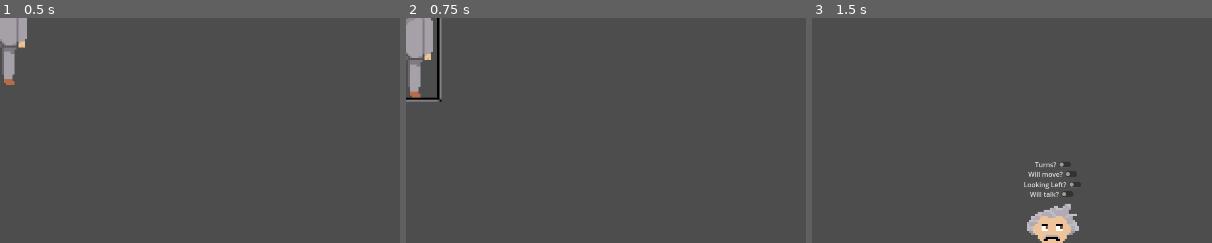
Above: before the commit, frames 1-3 (left to right).
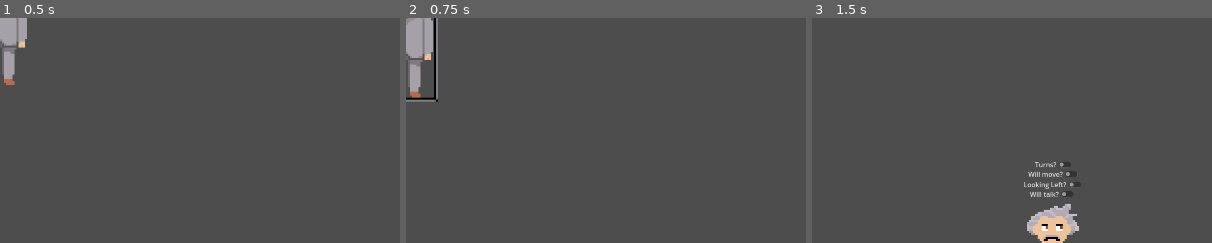
Above: after the commit, the same moments.

Repository: aleziz01/AnimSoft
Game: Godot game, scene res://Scenes/Character.tscn
The game is run twice, just before and just after one commit, with the same random seed, the same clock (stepped at 60 frames per second) and the same inputs. This scene is started directly instead of the project's main scene.
Inputs (mouse positions are % of the whole screen's width and height, from its top left):
- Up to frame 1 (0.5 s): no input
- Up to frame 2 (0.75 s): tap Enter at 0.5 s; move the mouse to (0, 3) at 0.52 s; press the mouse at (0, 3) at 0.53 s; hold Right (changeScenesRight) from 0.53 s (still down)
- Up to frame 3 (1.5 s): tap Space at 1.25 s; move the mouse to (30, 55) at 1.27 s; release Right (changeScenesRight) at 1.28 s; release the mouse at (30, 55) at 1.28 s; hold Left (changeScenesLeft) from 1.28 s (still down); click (30, 55) at 1.35 s
The pictures show only the part of the screen within x 0-50%, y 0-50%; the shares and areas given below are measured in that part.

Frame 1 is identical in both runs. In frame 2, 0.6% of the frame differs, in the area x 7-9%, y 0-38%; in frame 3, nothing differs.

Commit message:
added children and some other features

Diff:
--- a/Scenes/Character.tscn
+++ b/Scenes/Character.tscn
@@ -31,12 +31,28 @@
 [ext_resource type="Texture2D" uid="uid://c6f8q40mnus71" path="res://Art/Characters/william shakespeare left talking.png" id="14_ulnfv"]
 [ext_resource type="Texture2D" uid="uid://k4ehf8c87s6b" path="res://Art/Characters/MihaiEminescuTalkingRight.png" id="15_6s8ul"]
 [ext_resource type="Texture2D" uid="uid://cko6xx27ymop3" path="res://Art/Characters/Ion CreangaTalkingRight.png" id="15_cd31w"]
+[ext_resource type="Texture2D" uid="uid://dyaf3ft8tajm" path="res://Art/Characters/MaleChild1Left.png" id="15_unvqx"]
 [ext_resource type="Texture2D" uid="uid://c2g4083r25hk5" path="res://Art/Characters/Ion GhicaLeft.png" id="16_muk18"]
+[ext_resource type="Texture2D" uid="uid://dv6wc175n1siu" path="res://Art/Characters/MaleChild1Right.png" id="16_vx5lc"]
 [ext_resource type="Texture2D" uid="uid://cwyf1h42gls6o" path="res://Art/Characters/Ion GhicaRight.png" id="17_e4vvr"]
+[ext_resource type="Texture2D" uid="uid://ds3aaip8jg4kg" path="res://Art/Characters/MaleChild1TalkingLeft.png" id="17_fsmx1"]
+[ext_resource type="Texture2D" uid="uid://5mmwq1rwdsm7" path="res://Art/Characters/MaleChild1TalkingRight.png" id="18_g0hca"]
 [ext_resource type="Texture2D" uid="uid://bs5l01dd2ormr" path="res://Art/Characters/Ion GhicaTalkingLeft.png" id="18_wnq8s"]
+[ext_resource type="Texture2D" uid="uid://0wwe8uqlchf2" path="res://Art/Characters/MaleChild2Left.png" id="19_5smbr"]
 [ext_resource type="Texture2D" uid="uid://oolnuhqc0507" path="res://Art/Characters/Ion GhicaTalkingRight.png" id="19_vkjql"]
+[ext_resource type="Texture2D" uid="uid://bnmr6s0pupkao" path="res://Art/Characters/MaleChild2Right.png" id="20_6dpdf"]
+[ext_resource type="Texture2D" uid="uid://wdb6v84fem41" path="res://Art/Characters/MaleChild2TalkingLeft.png" id="21_sh26s"]
+[ext_resource type="Texture2D" uid="uid://wxl03y5lcx5f" path="res://Art/Characters/MaleChild2TalkingRight.png" id="22_a0sk0"]
+[ext_resource type="Texture2D" uid="uid://b5qin07ug57uw" path="res://Art/Characters/FemaleChildLeft.png" id="23_go5wh"]
+[ext_resource type="Texture2D" uid="uid://5h26imhyvyj6" path="res://Art/Characters/FemaleChildRight.png" id="24_7dkdh"]
+[ext_resource type="Texture2D" uid="uid://1a46s0b265lr" path="res://Art/Characters/FemaleChildTalkingLeft.png" id="25_xqp31"]
+[ext_resource type="Texture2D" uid="uid://dilvkpijitn1e" path="res://Art/Characters/FemaleChildTalkingRight.png" id="26_igqb8"]
+[ext_resource type="Texture2D" uid="uid://cviqhq85jnqsb" path="res://Art/Characters/FemaleChild2Left.png" id="27_xsiyd"]
+[ext_resource type="Texture2D" uid="uid://b2mtyxp036bsw" path="res://Art/Characters/FemaleChild2Right.png" id="28_37rp1"]
 [ext_resource type="Texture2D" uid="uid://b4ppfquvmseev" path="res://Art/Characters/neil armstrongLeft.png" id="28_iydam"]
+[ext_resource type="Texture2D" uid="uid://du78rjvj766mk" path="res://Art/Characters/FemaleChild2TalkingLeft.png" id="29_dhd5a"]
 [ext_resource type="Texture2D" uid="uid://bhnkn2nbf6ts8" path="res://Art/Characters/neil armstrongRight.png" id="29_xu5ef"]
+[ext_resource type="Texture2D" uid="uid://dmscexc28nfby" path="res://Art/Characters/FemaleChild2TalkingRight.png" id="30_imd1j"]
 [ext_resource type="Texture2D" uid="uid://bddt2rj21mcta" path="res://Art/Characters/neil armstrongTalkingLeft.png" id="30_s26rn"]
 [ext_resource type="Texture2D" uid="uid://cybmf8lmvrs6d" path="res://Art/Characters/neil armstrongTalkingRight.png" id="31_0cwno"]
 [ext_resource type="Texture2D" uid="uid://xobgdcvlwetf" path="res://Art/Characters/MuguriIsarescuLeft.png" id="31_aku7j"]
@@ -105,6 +121,70 @@
 atlas = ExtResource("11_8q4he")
 region = Rect2(32, 0, 32, 64)
 
+[sub_resource type="AtlasTexture" id="AtlasTexture_jvir4"]
+atlas = ExtResource("17_fsmx1")
+region = Rect2(0, 0, 32, 64)
+
+[sub_resource type="AtlasTexture" id="AtlasTexture_46fbr"]
+atlas = ExtResource("17_fsmx1")
+region = Rect2(32, 0, 32, 64)
+
+[sub_resource type="AtlasTexture" id="AtlasTexture_coltq"]
+atlas = ExtResource("18_g0hca")
+region = Rect2(0, 0, 32, 64)
+
+[sub_resource type="AtlasTexture" id="AtlasTexture_fteuy"]
+atlas = ExtResource("18_g0hca")
+region = Rect2(32, 0, 32, 64)
+
+[sub_resource type="AtlasTexture" id="AtlasTexture_u15xi"]
+atlas = ExtResource("21_sh26s")
+region = Rect2(0, 0, 32, 64)
+
+[sub_resource type="AtlasTexture" id="AtlasTexture_bo0e2"]
+atlas = ExtResource("21_sh26s")
+region = Rect2(32, 0, 32, 64)
+
+[sub_resource type="AtlasTexture" id="AtlasTexture_bkbw8"]
+atlas = ExtResource("22_a0sk0")
+region = Rect2(0, 0, 32, 64)
+
+[sub_resource type="AtlasTexture" id="AtlasTexture_n1c7k"]
+atlas = ExtResource("22_a0sk0")
+region = Rect2(32, 0, 32, 64)
+
+[sub_resource type="AtlasTexture" id="AtlasTexture_cluqd"]
+atlas = ExtResource("25_xqp31")
+region = Rect2(0, 0, 32, 64)
+
+[sub_resource type="AtlasTexture" id="AtlasTexture_g08ot"]
+atlas = ExtResource("25_xqp31")
+region = Rect2(32, 0, 32, 64)
+
+[sub_resource type="AtlasTexture" id="AtlasTexture_yaw50"]
+atlas = ExtResource("26_igqb8")
+region = Rect2(0, 0, 32, 64)
+
+[sub_resource type="AtlasTexture" id="AtlasTexture_mif0b"]
+atlas = ExtResource("26_igqb8")
+region = Rect2(32, 0, 32, 64)
+
+[sub_resource type="AtlasTexture" id="AtlasTexture_ase4t"]
+atlas = ExtResource("29_dhd5a")
+region = Rect2(0, 0, 32, 64)
+
+[sub_resource type="AtlasTexture" id="AtlasTexture_5ool3"]
+atlas = ExtResource("29_dhd5a")
+region = Rect2(32, 0, 32, 64)
+
+[sub_resource type="AtlasTexture" id="AtlasTexture_076k2"]
+atlas = ExtResource("30_imd1j")
+region = Rect2(0, 0, 32, 64)
+
+[sub_resource type="AtlasTexture" id="AtlasTexture_tfpap"]
+atlas = ExtResource("30_imd1j")
+region = Rect2(32, 0, 32, 64)
+
 [sub_resource type="AtlasTexture" id="AtlasTexture_bnilr"]
 atlas = ExtResource("14_8077k")
 region = Rect2(0, 0, 32, 64)
@@ -379,6 +459,158 @@
 }],
 "loop": true,
 "name": &"BenjaminFranklinTalkingRight",
+"speed": 5.0
+}, {
+"frames": [{
+"duration": 1.0,
+"texture": ExtResource("15_unvqx")
+}],
+"loop": true,
+"name": &"Boy1Left",
+"speed": 5.0
+}, {
+"frames": [{
+"duration": 1.0,
+"texture": ExtResource("16_vx5lc")
+}],
+"loop": true,
+"name": &"Boy1Right",
+"speed": 5.0
+}, {
+"frames": [{
+"duration": 1.0,
+"texture": SubResource("AtlasTexture_jvir4")
+}, {
+"duration": 2.0,
+"texture": SubResource("AtlasTexture_46fbr")
+}],
+"loop": true,
+"name": &"Boy1TalkingLeft",
+"speed": 5.0
+}, {
+"frames": [{
+"duration": 1.0,
+"texture": SubResource("AtlasTexture_coltq")
+}, {
+"duration": 2.0,
+"texture": SubResource("AtlasTexture_fteuy")
+}],
+"loop": true,
+"name": &"Boy1TalkingRight",
+"speed": 5.0
+}, {
+"frames": [{
+"duration": 1.0,
+"texture": ExtResource("19_5smbr")
+}],
+"loop": true,
+"name": &"Boy2Left",
+"speed": 5.0
+}, {
+"frames": [{
+"duration": 1.0,
+"texture": ExtResource("20_6dpdf")
+}],
+"loop": true,
+"name": &"Boy2Right",
+"speed": 5.0
+}, {
+"frames": [{
+"duration": 1.0,
+"texture": SubResource("AtlasTexture_u15xi")
+}, {
+"duration": 2.0,
+"texture": SubResource("AtlasTexture_bo0e2")
+}],
+"loop": true,
+"name": &"Boy2TalkingLeft",
+"speed": 5.0
+}, {
+"frames": [{
+"duration": 1.0,
+"texture": SubResource("AtlasTexture_bkbw8")
+}, {
+"duration": 2.0,
+"texture": SubResource("AtlasTexture_n1c7k")
+}],
+"loop": true,
+"name": &"Boy2TalkingRight",
+"speed": 5.0
+}, {
+"frames": [{
+"duration": 1.0,
+"texture": ExtResource("23_go5wh")
+}],
+"loop": true,
+"name": &"Girl1Left",
+"speed": 5.0
+}, {
+"frames": [{
+"duration": 1.0,
+"texture": ExtResource("24_7dkdh")
+}],
+"loop": true,
+"name": &"Girl1Right",
+"speed": 5.0
+}, {
+"frames": [{
+"duration": 1.0,
+"texture": SubResource("AtlasTexture_cluqd")
+}, {
+"duration": 2.0,
+"texture": SubResource("AtlasTexture_g08ot")
+}],
+"loop": true,
+"name": &"Girl1TalkingLeft",
+"speed": 5.0
+}, {
+"frames": [{
+"duration": 1.0,
+"texture": SubResource("AtlasTexture_yaw50")
+}, {
+"duration": 2.0,
+"texture": SubResource("AtlasTexture_mif0b")
+}],
+"loop": true,
+"name": &"Girl1TalkingRight",
+"speed": 5.0
+}, {
+"frames": [{
+"duration": 1.0,
+"texture": ExtResource("27_xsiyd")
+}],
+"loop": true,
+"name": &"Girl2Left",
+"speed": 5.0
+}, {
+"frames": [{
+"duration": 1.0,
+"texture": ExtResource("28_37rp1")
+}],
+"loop": true,
+"name": &"Girl2Right",
+"speed": 5.0
+}, {
+"frames": [{
+"duration": 1.0,
+"texture": SubResource("AtlasTexture_ase4t")
+}, {
+"duration": 2.0,
+"texture": SubResource("AtlasTexture_5ool3")
+}],
+"loop": true,
+"name": &"Girl2TalkingLeft",
+"speed": 5.0
+}, {
+"frames": [{
+"duration": 1.0,
+"texture": SubResource("AtlasTexture_076k2")
+}, {
+"duration": 2.0,
+"texture": SubResource("AtlasTexture_tfpap")
+}],
+"loop": true,
+"name": &"Girl2TalkingRight",
 "speed": 5.0
 }, {
 "frames": [{
@@ -856,7 +1088,7 @@
 
 [node name="SpriteSet" type="AnimatedSprite2D" parent="AnimationController"]
 sprite_frames = SubResource("SpriteFrames_0m2dp")
-animation = &"MugurIsarescuLeft"
+animation = &"MihaiEminescuTalkingRight"
 
 [node name="TalkStartTimer" type="Timer" parent="AnimationController"]
 one_shot = true
@@ -869,6 +1101,7 @@
 
 [node name="CollisionShape2D" type="CollisionShape2D" parent="AnimationController"]
 position = Vector2(1.57772e-30, 6)
+scale = Vector2(0.9, 1)
 shape = SubResource("CapsuleShape2D_fvkys")
 
 [node name="Frame" type="Sprite2D" parent="AnimationController/CollisionShape2D"]
--- a/Scenes/Main.tscn
+++ b/Scenes/Main.tscn
@@ -20,7 +20,11 @@
 [ext_resource type="Texture2D" uid="uid://o65fmpuegl8j" path="res://Art/Characters/MihaiEminescuRight.png" id="13_aq31n"]
 [ext_resource type="Texture2D" uid="uid://bsqvb6p4uqpb6" path="res://Art/Assets/apple.png" id="13_f7crs"]
 [ext_resource type="Texture2D" uid="uid://dxfsx2wk26w6x" path="res://Art/Characters/BenjaminFranklinRight.png" id="14_wsc0m"]
+[ext_resource type="Texture2D" uid="uid://dyaf3ft8tajm" path="res://Art/Characters/MaleChild1Left.png" id="15_g65cr"]
+[ext_resource type="Texture2D" uid="uid://0wwe8uqlchf2" path="res://Art/Characters/MaleChild2Left.png" id="16_kw6eb"]
 [ext_resource type="Texture2D" uid="uid://buc0qmmjeyl3t" path="res://Art/Characters/Ion CreangaLeft.png" id="17_golnr"]
+[ext_resource type="Texture2D" uid="uid://b5qin07ug57uw" path="res://Art/Characters/FemaleChildLeft.png" id="17_wxs7w"]
+[ext_resource type="Texture2D" uid="uid://cviqhq85jnqsb" path="res://Art/Characters/FemaleChild2Left.png" id="18_0v6mr"]
 [ext_resource type="Texture2D" uid="uid://c2g4083r25hk5" path="res://Art/Characters/Ion GhicaLeft.png" id="18_78i83"]
 [ext_resource type="Texture2D" uid="uid://b4ppfquvmseev" path="res://Art/Characters/neil armstrongLeft.png" id="19_trrm7"]
 [ext_resource type="Texture2D" uid="uid://c8h4717lqdc3v" path="res://Art/GUI details/ScenesAdderButton.png" id="20_5kmlp"]
@@ -145,11 +149,19 @@
 scale = Vector2(0.81, 0.81)
 icon = ExtResource("6_pef5q")
 expand_icon = true
-item_count = 2
-popup/item_0/text = "Spectator1"
-popup/item_0/id = 0
-popup/item_1/text = "Spectator2"
-popup/item_1/id = 1
+item_count = 4
+popup/item_0/text = "Boy1"
+popup/item_0/icon = ExtResource("15_g65cr")
+popup/item_0/id = 0
+popup/item_1/text = "Boy2"
+popup/item_1/icon = ExtResource("16_kw6eb")
+popup/item_1/id = 1
+popup/item_2/text = "Girl1"
+popup/item_2/icon = ExtResource("17_wxs7w")
+popup/item_2/id = 2
+popup/item_3/text = "Girl2"
+popup/item_3/icon = ExtResource("18_0v6mr")
+popup/item_3/id = 3
 
 [node name="CharacterAdder" type="MenuButton" parent="BackgroundElements/PickableButtonController"]
 texture_filter = 1
--- a/Scripts/Character.gd
+++ b/Scripts/Character.gd
@@ -82,6 +82,10 @@
 		$AnimationController.position.y+=5
 
 func animationStart():
+	if($AnimationController.spritename=="MugurIsarescu"):
+		$AnimationController/CollisionShape2D.scale=Vector2(1,1.1)
+	elif($AnimationController.spritename=="Boy1" or $AnimationController.spritename=="Boy2" or $AnimationController.spritename=="Girl1" or $AnimationController.spritename=="Girl2"):
+		$AnimationController/CollisionShape2D.scale=Vector2(0.6,0.6)
 	if(SceneId==global.selectedSceneId and animationAlreadyStarted==false):
 		$AnimationController/CollisionShape2D.disabled=false
 		animationAlreadyStarted=true
--- a/Scripts/PickableButtonController.gd
+++ b/Scripts/PickableButtonController.gd
@@ -18,6 +18,10 @@
 var AngryFemaleTeacherText:="This teacher is not really chill at all..."
 var ScientistText:="Science guy!!!"
 var MugurIsarescuText:="Mugur Isarescu is a..."
+var Boy1Text:="This is a first grader!"
+var Boy2Text:="This is a first grader!"
+var Girl1Text:="This is a first grader!"
+var Girl2Text:="This is a first grader!"
 
 var animStarted:=false
 var CharacterDescriptions:=[]
@@ -45,6 +49,10 @@
 	CharacterDescriptions.append(AngryFemaleTeacherText)
 	CharacterDescriptions.append(ScientistText)
 	CharacterDescriptions.append(MugurIsarescuText)
+	CharacterDescriptions.append(Boy1Text)
+	CharacterDescriptions.append(Boy2Text)
+	CharacterDescriptions.append(Girl1Text)
+	CharacterDescriptions.append(Girl2Text)
 
 var fading=false
 func FadeInAndOut():
--- a/Scripts/global.gd
+++ b/Scripts/global.gd
@@ -25,6 +25,10 @@
 	CharacterNames.append("AngryFemaleTeacher")
 	CharacterNames.append("Scientist")
 	CharacterNames.append("MugurIsarescu")
+	CharacterNames.append("Boy1")
+	CharacterNames.append("Boy2")
+	CharacterNames.append("Girl1")
+	CharacterNames.append("Girl2")
 	AssetNames.append("Table")
 	AssetNames.append("Painting1")
 	AssetNames.append("Painting2")
Binary file added: Art/Characters/FemaleChild.aseprite
Binary file added: Art/Characters/FemaleChild2.aseprite
Binary file added: Art/Characters/FemaleChild2Left.png
Not shown, added: Art/Characters/FemaleChild2Left.png.import
Binary file added: Art/Characters/FemaleChild2Right.png
Not shown, added: Art/Characters/FemaleChild2Right.png.import
Binary file added: Art/Characters/FemaleChild2TalkingLeft.png
Not shown, added: Art/Characters/FemaleChild2TalkingLeft.png.import
Binary file added: Art/Characters/FemaleChild2TalkingRight.png
Not shown, added: Art/Characters/FemaleChild2TalkingRight.png.import
Binary file added: Art/Characters/FemaleChildLeft.png
Not shown, added: Art/Characters/FemaleChildLeft.png.import
(and 26 more such lines)
